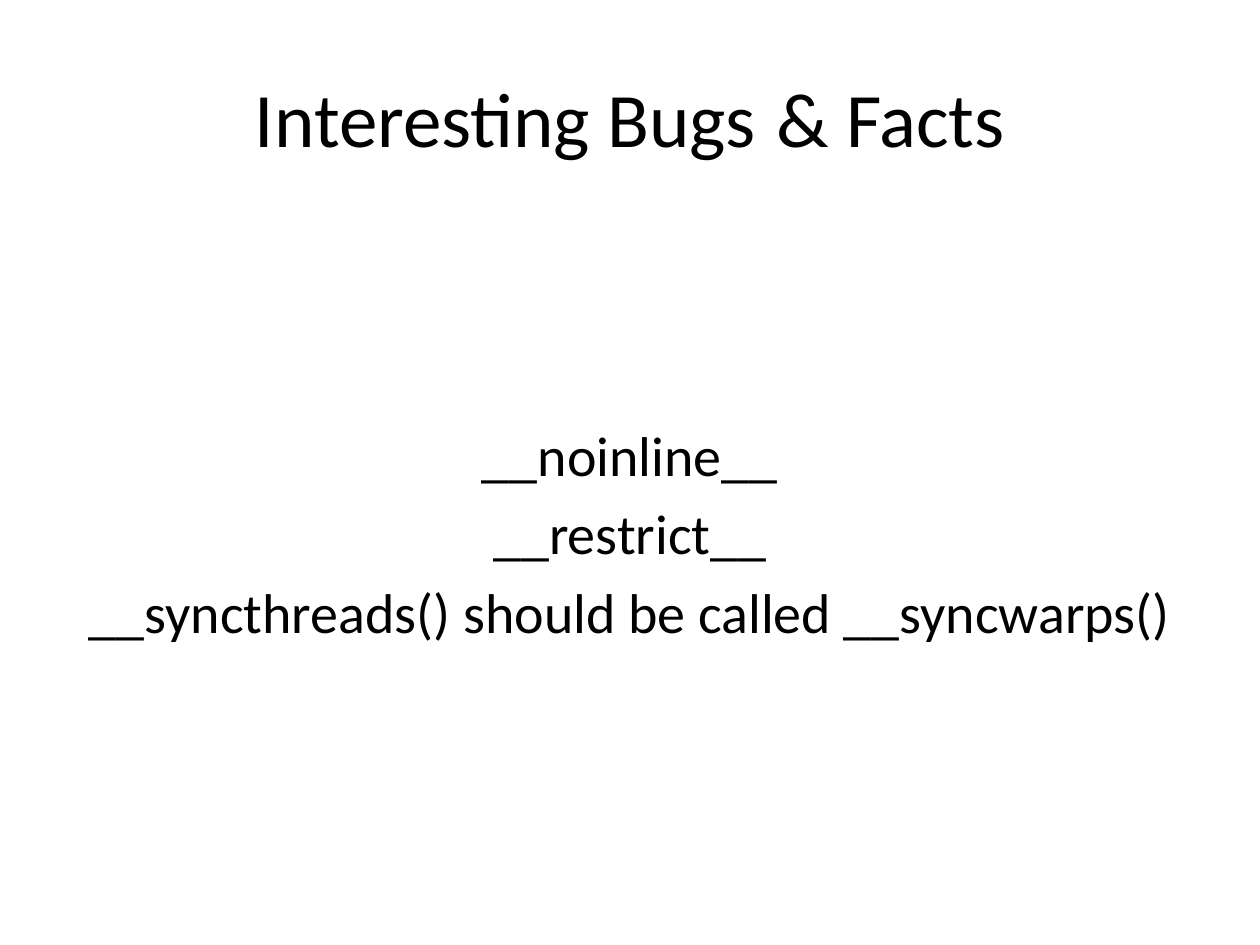
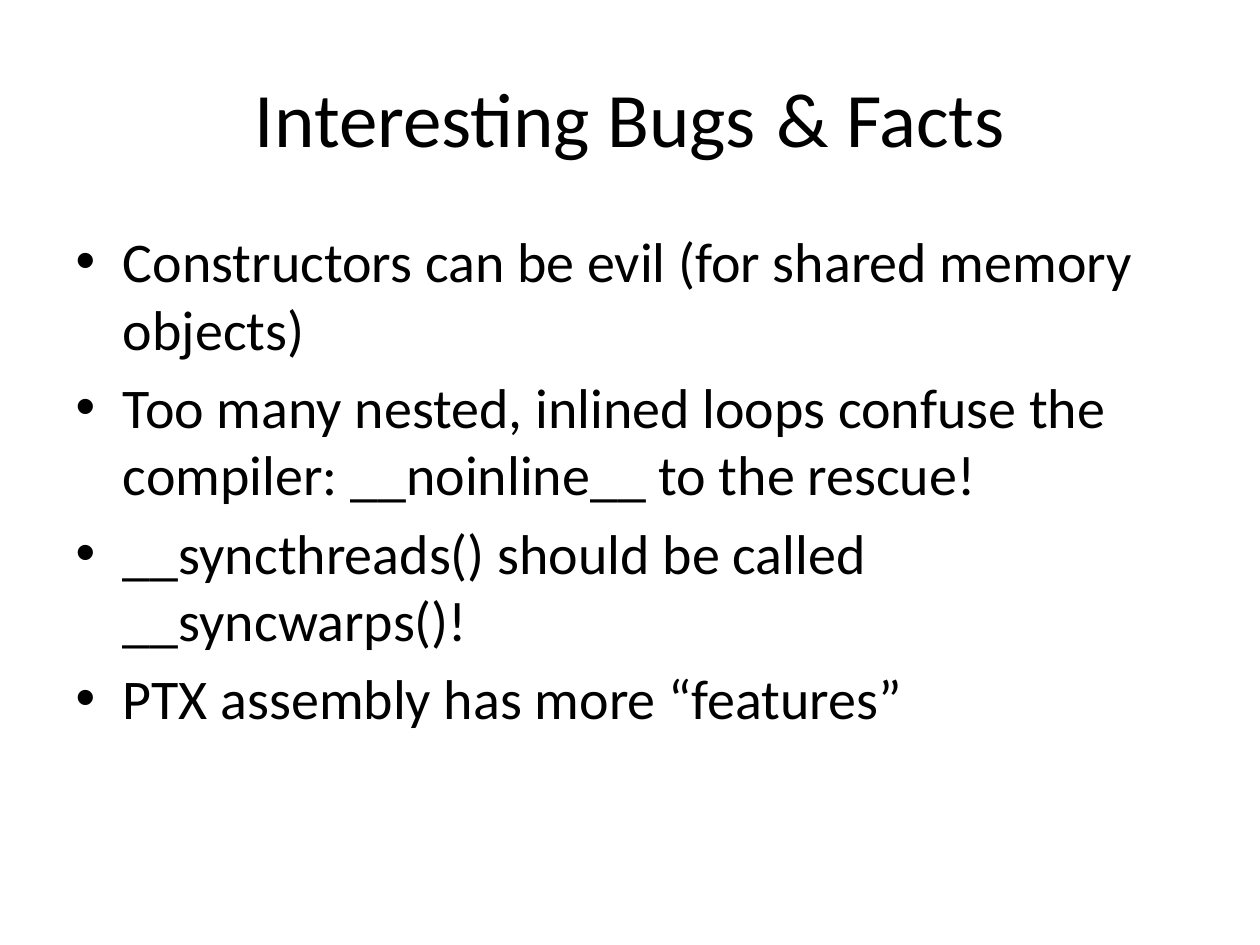
Before and after one commit to fernanor/ls1-mardyn, a slide deck: slide 14 of paper/presentation.pptx (slide 12 before the commit). Drawn at 1260x945 pixels with LibreOffice and Linux fonts; fonts in the diff are those of the drawing. Boxes give left, top, right and bottom in pixels: in the first picture for what was removed or moved away, otherwise in the second. Text is boxed around its words. In the diff, an @@ line names an element or a change of style, - is before the commit and + after.

Commit message:
update the presentation one last time (move all the text back into the slides).

```diff
--- a/paper/presentation.pptx
+++ b/paper/presentation.pptx
@@ text "Constructors can be evil (for ..." at [123, 241, 1132, 728]: vertical alignment middle to top @@
@@ text at [123, 241, 1132, 728]: text changed @@
-__noinline__
-__restrict__
-__syncthreads() should be called __syncwarps()
+• Constructors can be evil (for shared memory objects)
+• Too many nested, inlined loops confuse the compiler: __noinline__ to the rescue!
+• __syncthreads() should be called __syncwarps()!
+• PTX assembly has more “features”
```
Also in this commit, not shown: 4 other slides changed, 2 slides added.
